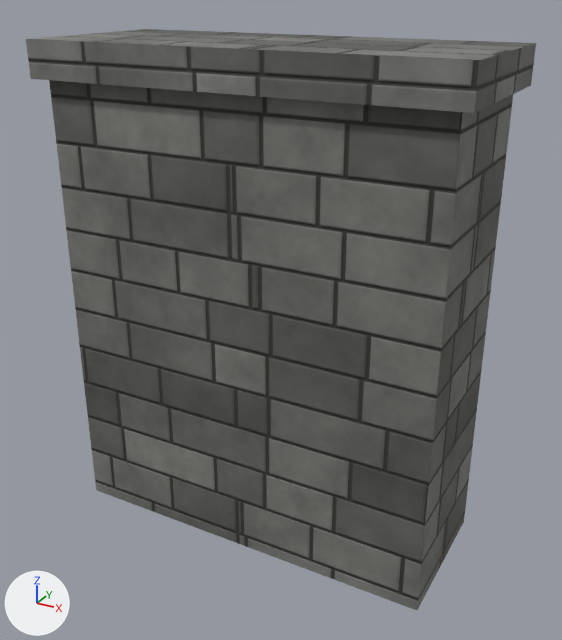
A saved change to the glTF model public/models/ville_ruine_mur.glb.
Before and after are seen from a 50 mm lens placed at (3.08, -5.47, 4.74), pointed at (0.08, -0.02, 2.01). The axes (+X, +Y, +Z) are drawn at lower left. The lights are the same throughout. The older version comes first. Vertices at exactly the same position are counted once.

Names of what the first picture shows: 'ruine_mur'.
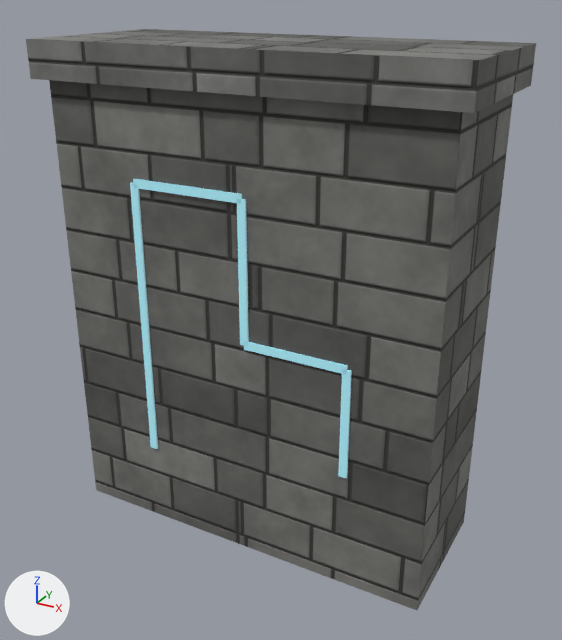
Location of each change, (x1, y1, x2, y2) in pixels of the pictures (562 x 640 px):
part 1 of me_ruine_mur, added (cyan): after (130, 182, 158, 449)
part 2 of me_ruine_mur, added (cyan): after (133, 179, 242, 203)
part 3 of me_ruine_mur, added (cyan): after (237, 199, 249, 346)
part 4 of me_ruine_mur, added (cyan): after (244, 342, 348, 375)
part 5 of me_ruine_mur, added (cyan): after (338, 370, 352, 478)

What changed in the scene script:
```text
Add mat_glow:
    mat_glow = bpy.data.materials.new('glow')
    mat_glow.use_nodes = True; mat_glow.node_tree.nodes.clear()
    _N = mat_glow.node_tree.nodes; _L = mat_glow.node_tree.links
    n0 = _N.new('ShaderNodeBsdfPrincipled'); n0.name = 'Principled BSDF'
    n0.inputs[28].default_value = 0.12  # 'Emission Strength'
    n1 = _N.new('ShaderNodeOutputMaterial'); n1.name = 'Material Output'
    n2 = _N.new('ShaderNodeVertexColor'); n2.name = 'Color Attribute'
    _L.new(n0.outputs[0], n1.inputs[0])  # 'BSDF' to 'Surface'
    _L.new(n2.outputs[0], n0.inputs[0])  # 'Color' to 'Base Color'
Change me_ruine_mur:
    used by ob_ruine_mur; location = (0.0, 0.0, 0.0)
    remove me_ruine_mur.from_pydata(...)  # 16 vertices, 24 faces; spans x -1.8..1.8, y -0.75..0.75, z 0.0..4.3
    add me_ruine_mur.from_pydata(...)  # 96 vertices, 144 faces; spans x -1.8..1.8, y -0.75..0.75, z 0.0..4.3
    me_ruine_mur part 1: a new loose piece, a box spanning x -0.935..-0.865, y -0.67..-0.64, z 0.76..3.24, in mat_glow
    me_ruine_mur part 2: a new loose piece, a box spanning x -0.9..0.1, y -0.67..-0.64, z 3.205..3.275, in mat_glow
    me_ruine_mur part 3: a new loose piece, a box spanning x 0.065..0.135, y -0.67..-0.64, z 2.04..3.24, in mat_glow
    me_ruine_mur part 4: a new loose piece, a box spanning x 0.1..1.0, y -0.67..-0.64, z 2.005..2.075, in mat_glow
    me_ruine_mur part 5: a new loose piece, a box spanning x 0.965..1.035, y -0.67..-0.64, z 1.08..2.04, in mat_glow
    other edits to the shape of me_ruine_mur do not show in these pictures
    add me_ruine_mur.materials.append(mat_glow)
```
